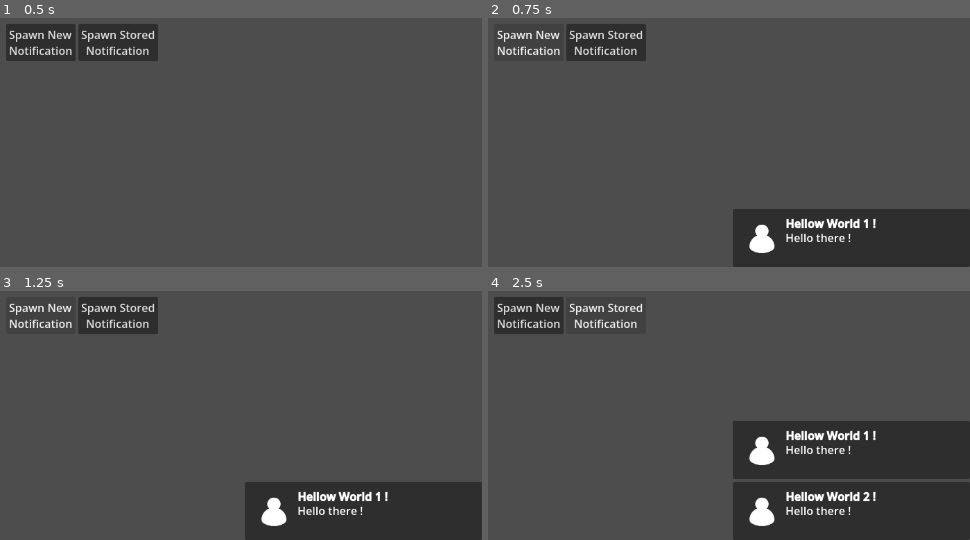
Above: before the commit, frames 1-4 (two rows, left to right).
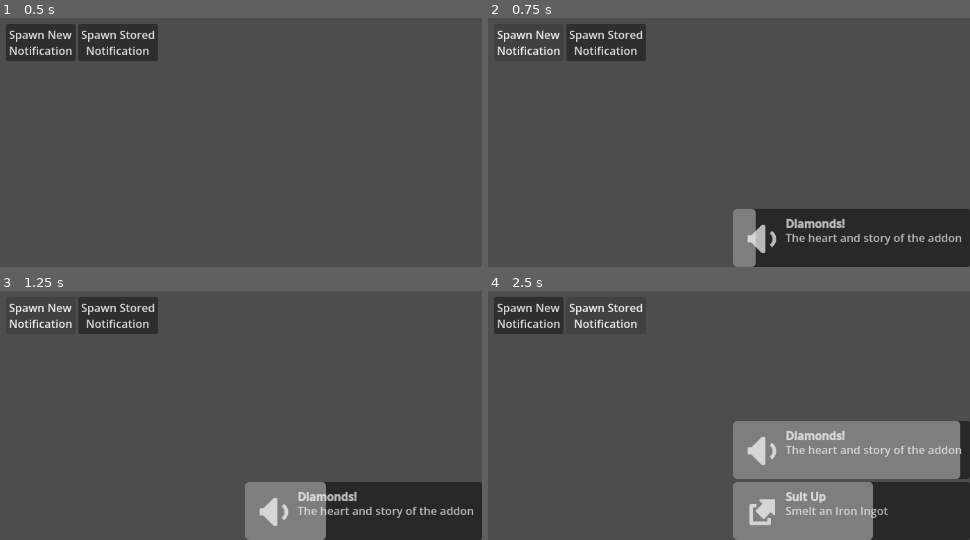
Above: after the commit, the same moments.

Repository: BlessedSleepSeeker/SimpleNotifications
Game: Godot game, scene res://notifications/demo/Demo.tscn
Same seed, same stepped clock (60 frames per second), same inputs: the game is played once before the commit and once after it.
Inputs:
- Up to frame 1 (0.5 s): no input
- Up to frame 2 (0.75 s): click "Spawn New Notification" at 0.5 s
- Up to frame 3 (1.25 s): no input
- Up to frame 4 (2.5 s): click "Spawn New Notification" at 1.25 s; click "Spawn Stored Notification" at 2 s

Frame 1 is identical in both runs. In frame 2, 2.6% of the frame differs, in the area x 50-99%, y 76-100%; in frame 3, 4.6%; in frame 4, 17%, in the area x 50-99%, y 52-100%.

Commit message:
Added lifetime visuals & random demo

Diff:
--- /dev/null
+++ b/simple-notifications/default_bus_layout.tres
@@ -0,0 +1,9 @@
+[gd_resource type="AudioBusLayout" format=3 uid="uid://bwcmqldpfle6t"]
+
+[resource]
+bus/1/name = &"Notifications"
+bus/1/solo = false
+bus/1/mute = false
+bus/1/bypass_fx = false
+bus/1/volume_db = 0.0
+bus/1/send = &"Master"
--- a/simple-notifications/notifications/demo/Demo.tscn
+++ b/simple-notifications/notifications/demo/Demo.tscn
@@ -1,6 +1,27 @@
 [gd_scene format=3 uid="uid://cq51aavn03q37"]
 
 [ext_resource type="Script" uid="uid://deyvppjfnuydn" path="res://notifications/demo/demo.gd" id="1_xpkkr"]
+[ext_resource type="Texture2D" uid="uid://b3j5unwedb2qw" path="res://notifications/ui/assets/icons/audioOn.png" id="2_qyuk2"]
+[ext_resource type="Texture2D" uid="uid://b6yavt87qmqok" path="res://notifications/ui/assets/icons/checkmark.png" id="3_1qjdf"]
+[ext_resource type="Texture2D" uid="uid://cqidrtwvwhqk8" path="res://notifications/ui/assets/icons/demo_notification_icon.png" id="4_vd1ds"]
+[ext_resource type="Texture2D" uid="uid://c2o07enfdvbab" path="res://notifications/ui/assets/icons/exclamation.png" id="5_cfup1"]
+[ext_resource type="Texture2D" uid="uid://bqt2tritfwvlv" path="res://notifications/ui/assets/icons/musicOn.png" id="6_len1h"]
+[ext_resource type="Texture2D" uid="uid://whx7f8ux4ehs" path="res://notifications/ui/assets/icons/power.png" id="7_pa47u"]
+[ext_resource type="Texture2D" uid="uid://fh7t6dr66doe" path="res://notifications/ui/assets/icons/save.png" id="8_3o7cr"]
+[ext_resource type="Texture2D" uid="uid://bf2qusw63pkvt" path="res://notifications/ui/assets/icons/share1.png" id="9_7xxoe"]
+[ext_resource type="Texture2D" uid="uid://n4idmhbxv5bn" path="res://notifications/ui/assets/icons/shoppingBasket.png" id="10_ui36x"]
+[ext_resource type="Texture2D" uid="uid://bx3debjs3tv6l" path="res://notifications/ui/assets/icons/signal3.png" id="11_em65c"]
+[ext_resource type="Texture2D" uid="uid://c3wij5nma6ro7" path="res://notifications/ui/assets/icons/smaller.png" id="12_wvgux"]
+[ext_resource type="Texture2D" uid="uid://dfeueaauc31hq" path="res://notifications/ui/assets/icons/video.png" id="13_hfmvv"]
+[ext_resource type="Texture2D" uid="uid://dbojgks52ck7n" path="res://notifications/ui/assets/icons/wrench.png" id="14_itmwj"]
+[ext_resource type="AudioStream" uid="uid://xt1joa47mlyl" path="res://notifications/ui/assets/sfx/woosh1.ogg" id="15_ui36x"]
+[ext_resource type="AudioStream" uid="uid://bpuifhn0s0b7b" path="res://notifications/ui/assets/sfx/woosh2.ogg" id="16_em65c"]
+[ext_resource type="AudioStream" uid="uid://d2qypa82liiip" path="res://notifications/ui/assets/sfx/woosh3.ogg" id="17_wvgux"]
+[ext_resource type="AudioStream" uid="uid://dmr41usaalido" path="res://notifications/ui/assets/sfx/woosh4.ogg" id="18_hfmvv"]
+[ext_resource type="AudioStream" uid="uid://b33pk0tqnvsui" path="res://notifications/ui/assets/sfx/woosh5.ogg" id="19_itmwj"]
+[ext_resource type="AudioStream" uid="uid://sqhrs4euin2w" path="res://notifications/ui/assets/sfx/woosh6.ogg" id="20_bwxeq"]
+[ext_resource type="AudioStream" uid="uid://cl615thb7davn" path="res://notifications/ui/assets/sfx/woosh7.ogg" id="21_m7akg"]
+[ext_resource type="AudioStream" uid="uid://cyfbea40qv0h7" path="res://notifications/ui/assets/sfx/woosh8.ogg" id="22_qbnhs"]
 
 [node name="Demo" type="MarginContainer" unique_id=1091138709]
 anchors_preset = 15
@@ -9,6 +30,8 @@
 grow_horizontal = 2
 grow_vertical = 2
 script = ExtResource("1_xpkkr")
+possible_icons = Array[Texture2D]([ExtResource("2_qyuk2"), ExtResource("3_1qjdf"), ExtResource("4_vd1ds"), ExtResource("5_cfup1"), ExtResource("6_len1h"), ExtResource("7_pa47u"), ExtResource("8_3o7cr"), ExtResource("9_7xxoe"), ExtResource("10_ui36x"), ExtResource("11_em65c"), ExtResource("12_wvgux"), ExtResource("13_hfmvv"), ExtResource("14_itmwj")])
+possibles_sfx = Array[AudioStream]([ExtResource("15_ui36x"), ExtResource("16_em65c"), ExtResource("17_wvgux"), ExtResource("18_hfmvv"), ExtResource("19_itmwj"), ExtResource("20_bwxeq"), ExtResource("21_m7akg"), ExtResource("22_qbnhs")])
 
 [node name="CenterContainer" type="CenterContainer" parent="." unique_id=1155593494]
 layout_mode = 2
--- a/simple-notifications/notifications/demo/demo.gd
+++ b/simple-notifications/notifications/demo/demo.gd
@@ -1,7 +1,14 @@
 extends MarginContainer
+
+@export var possible_titles: Array[String] = ["Seeker's Seeking Something !", "Stone Age", "Getting an Upgrade", "Acquire Hardware", "Suit Up", "Hot Stuff", "Isn't It Seeker Pick", "Diamonds!"]
+@export var possible_texts: Array[String] = ["The heart and story of the addon ", "Mine Stone with your new Pickaxe", "Construct a better Pickaxe", "Smelt an Iron Ingot", "Protect yourself with a piece of iron armor", "Fill a Bucket with lava", "Upgrade your Code"]
+@export var possible_icons: Array[Texture2D] = []
+@export var possibles_sfx: Array[AudioStream] = []
 
 @onready var new_button: Button = %NewButton
 @onready var stored_button: Button = %StoredButton
+
+@onready var rng: RandomNumberGenerator = RandomNumberGenerator.new()
 
 var total_notif_spawned: int = 0
 
@@ -11,9 +18,10 @@
 func _spawn_new_notification() -> void:
 	total_notif_spawned += 1
 	var notif: UserNotification = UserNotification.new()
-	notif.title = "Hellow World %d !" % total_notif_spawned
-	notif.text = "Hello there !"
-	notif.image = load("uid://cqidrtwvwhqk8")
+	notif.title = possible_titles[rng.randi_range(0, possible_titles.size() - 1)]
+	notif.text = possible_texts[rng.randi_range(0, possible_texts.size() - 1)]
+	notif.image = possible_icons[rng.randi_range(0, possible_icons.size() - 1)]
+	notif.on_spawn_sfx = possibles_sfx[rng.randi_range(0, possibles_sfx.size() - 1)]
 	notif.lifetime = 2
 
 	NotificationManager.push_notification(notif)
--- a/simple-notifications/notifications/logic/notification.gd
+++ b/simple-notifications/notifications/logic/notification.gd
@@ -1,23 +1,39 @@
 extends Resource
 class_name UserNotification
+## A resource representing a future notification to be displayed to the user. Must be sent to [NotificationManager] and added to a new [UserNotificationPanel] to do anything.
 
+## The title displayed on the notification.
 @export var title: String = ""
+## The rich text string template used to apply string interpolation to [member title]. Make sure your template has exactly one [codeblock]%s[/codeblock] in it.
 @export var title_rich_template: String = "[b]%s[/b]"
-
+## The body text displayed on the notification.
 @export var text: String = ""
+## The rich text string template used to apply string interpolation to [member text]. Make sure your template has exactly one [codeblock]%s[/codeblock] in it.
 @export var text_rich_template: String = "%s"
 
+## The icon displayed on the notification.
 @export var image: Texture2D = preload("uid://bvii2115eqamx")
-
+## The sound played when the notification arrives. Set to null to disable sound playing.
+@export var on_spawn_sfx: AudioStream = null
+## Change the corner where the notification will spawn.
 @export var spawn_point: NotificationManager.SpawnPoints = NotificationManager.SpawnPoints.USE_MANAGER_DEFAULT
 
 @export_group("Size")
+## The Title & Text label horizontal size. Make it bigger or smaller depending on your needs.
 @export_range(1, 3680, 1) var labels_horizontal_size: float = 256
+## The horizontal size applied to [member image].
 @export var image_x_size: float = 64
+## The vertical size applied to [member image].
 @export var image_y_size: float = 64
 
-@export var notification_ui_theme: Theme = preload("uid://ueyxjy0k7i1k")
+## The theme applied to the [UserNotificationPanel] created to display this notification. See [method UserNotificationPanel.apply_theme]
+@export var applied_theme: Theme = preload("uid://ueyxjy0k7i1k")
 
 @export_group("Lifetime")
+## Duration (in seconds) before the animation fades away. Set lifetime to a number <= 0 to make it infinite.
+## /!\ If you set lifetime to a negative & [member dismiss_on_click] to false, the user will have no way of making the animation disapear !/!\
 @export var lifetime: float = 10
-@export var kill_on_click: bool = true
+## Control if clicking on the notification make it go away. See [method UserNotificationPanel._on_input_received].
+@export var dismiss_on_click: bool = true
+## Disable lifetime progress display. See [method UserNotificationPanel._process].
+@export var disable_lifetime_animation: bool = false
--- a/simple-notifications/notifications/ui/NotificationPanel.tscn
+++ b/simple-notifications/notifications/ui/NotificationPanel.tscn
@@ -61,3 +61,14 @@
 [node name="FadeTimer" type="Timer" parent="." unique_id=629905821]
 unique_name_in_owner = true
 one_shot = true
+
+[node name="BarTimer" type="ProgressBar" parent="." unique_id=252469601]
+unique_name_in_owner = true
+layout_mode = 2
+size_flags_vertical = 1
+mouse_filter = 2
+show_percentage = false
+
+[node name="OnSpawnSFX" type="AudioStreamPlayer" parent="." unique_id=1889020779]
+unique_name_in_owner = true
+bus = &"Notifications"
--- a/simple-notifications/notifications/ui/notification_panel.gd
+++ b/simple-notifications/notifications/ui/notification_panel.gd
@@ -11,33 +11,55 @@
 @onready var image_rect: TextureRect = %Image
 
 @onready var timer: Timer = %FadeTimer
+@onready var timer_bar: ProgressBar = %BarTimer
+
+@onready var on_spawn_sfx_player: AudioStreamPlayer = %OnSpawnSFX
 
 signal clicked
 
 func _ready() -> void:
 	self.gui_input.connect(_on_input_received)
-	if user_notification:
-		build()
+	build()
 
 func build() -> void:
+	apply_theme()
 	apply_dimensions()
 	apply_data()
 	apply_timer()
+	apply_sfx()
 
+## Change the [Theme] used by the panel to [member UserNotification.applied_theme].
+func apply_theme() -> void:
+	if user_notification:
+		self.theme = user_notification.applied_theme
+
+## Set the custom minimum size of the controls to the decided values in [member UserNotification.labels_horizontal_size], [member UserNotification.image_x_size] & [member UserNotification.image_y_size].
 func apply_dimensions() -> void:
-	title_label.custom_minimum_size.x = user_notification.labels_horizontal_size
-	text_label.custom_minimum_size.x = user_notification.labels_horizontal_size
-	image_rect.custom_minimum_size = Vector2(user_notification.image_x_size, user_notification.image_y_size)
+	if user_notification:
+		title_label.custom_minimum_size.x = user_notification.labels_horizontal_size
+		text_label.custom_minimum_size.x = user_notification.labels_horizontal_size
+		image_rect.custom_minimum_size = Vector2(user_notification.image_x_size, user_notification.image_y_size)
 
+## Change the text in both labels according to [member UserNotification.title_rich_template] & [member UserNotification.text_rich_template].
+## Change [member image_rect.texture] to [member UserNotification.image].
 func apply_data() -> void:
-	title_label.text = user_notification.title_rich_template % user_notification.title
-	text_label.text = user_notification.text_rich_template % user_notification.text
-	image_rect.texture = user_notification.image
+	if user_notification:
+		title_label.text = user_notification.title_rich_template % user_notification.title
+		text_label.text = user_notification.text_rich_template % user_notification.text
+		image_rect.texture = user_notification.image
 
+## If [member UserNotification.lifetime] is more than zero, start a lifetime timer. The timer calls [method destroy] when it finishes.
 func apply_timer() -> void:
-	if user_notification.lifetime > 0:
+	if user_notification && user_notification.lifetime > 0:
 		timer.start(user_notification.lifetime)
 		timer.timeout.connect(destroy)
+		timer_bar.max_value = user_notification.lifetime
+
+## If [member UserNotification.on_spawn_sfx] is not null, set it to [member on_spawn_sfx_player.stream] & start playing it.
+func apply_sfx() -> void:
+	if user_notification && user_notification.on_spawn_sfx:
+		on_spawn_sfx_player.stream = user_notification.on_spawn_sfx
+		on_spawn_sfx_player.play()
 
 func destroy() -> void:
 	self.queue_free()
@@ -45,8 +67,17 @@
 func _on_input_received(event: InputEvent) -> void:
 	if event is InputEventMouseButton:
 		if user_notification:
-			if user_notification.kill_on_click:
+			if user_notification.dismiss_on_click:
 				clicked.emit()
 				destroy()
 		else:
 			destroy()
+
+func _process(_delta):
+	if user_notification && not user_notification.disable_lifetime_animation && user_notification.lifetime > 0:
+		timer_bar.value = inverse_number_around_another(timer.time_left, timer.wait_time / 2)
+
+## Used to inverse [member Timer.time_left] around [member Timer.wait_time / 2] to make sure the progress value is from 0 to wait_time.
+## inverse_number_around_another(2.3, 6) = 6 - (2.3 - 6) = 6 - -3.7 = 9.7.
+static func inverse_number_around_another(number: float, axis: float) -> float:
+	return axis - (number - axis)
Binary file added: simple-notifications/notifications/ui/assets/icons/audioOn.png
Not shown, added: simple-notifications/notifications/ui/assets/icons/audioOn.png.import
Binary file added: simple-notifications/notifications/ui/assets/icons/checkmark.png
Not shown, added: simple-notifications/notifications/ui/assets/icons/checkmark.png.import
Binary file added: simple-notifications/notifications/ui/assets/icons/exclamation.png
Not shown, added: simple-notifications/notifications/ui/assets/icons/exclamation.png.import
Not shown, added: simple-notifications/notifications/ui/assets/icons/license.txt
Binary file added: simple-notifications/notifications/ui/assets/icons/musicOn.png
Not shown, added: simple-notifications/notifications/ui/assets/icons/musicOn.png.import
Binary file added: simple-notifications/notifications/ui/assets/icons/power.png
Not shown, added: simple-notifications/notifications/ui/assets/icons/power.png.import
Binary file added: simple-notifications/notifications/ui/assets/icons/save.png
(and 30 more such lines)
